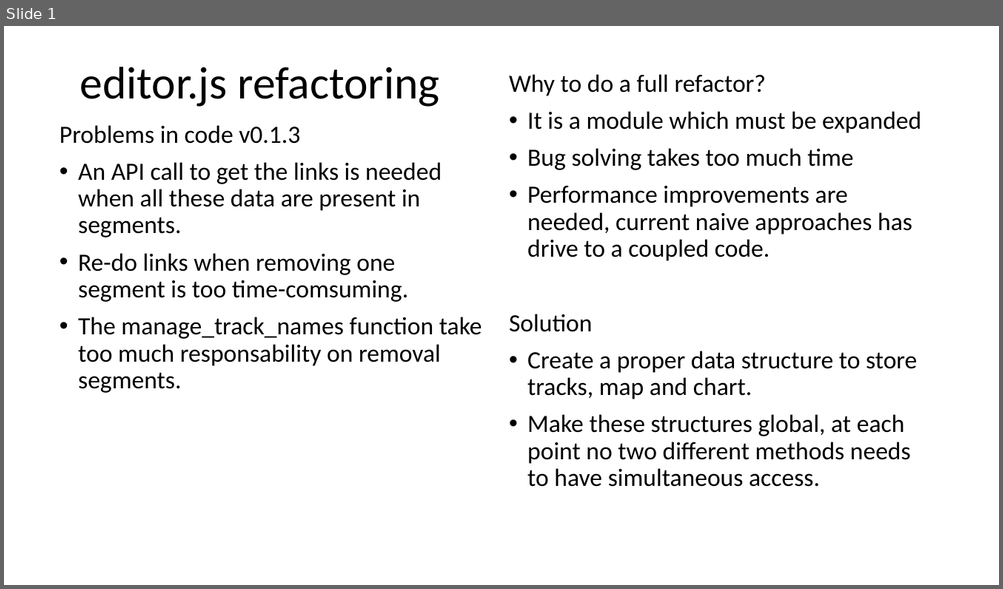
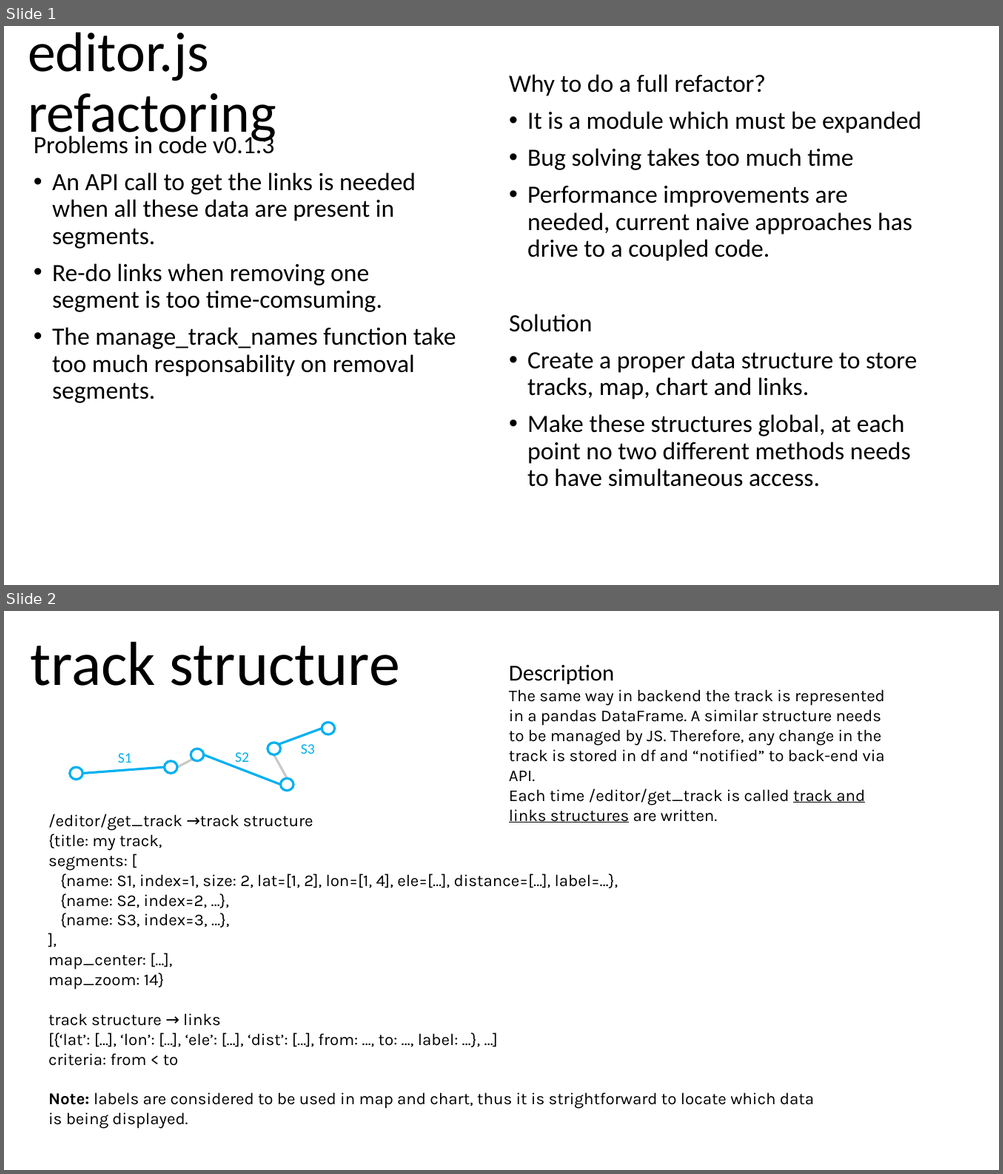
Before and after one commit to TrackEditor/TrackEditorWeb, a slide deck: docs/editor_refactor_planning_v013.pptx. Shown one above the other, each under a label of ours: slide 1 before the commit, slides 1 and 2 after it. The pictures are 1003x589 and 1003x1174 pixels, drawn with LibreOffice and Linux fonts; fonts in the diff are those of the drawing. Boxes give left, top, right and bottom in pixels: in the first picture for what was removed or moved away, otherwise in the second. Text is boxed around its words. In the diff, an @@ line names an element or a change of style, - is before the commit and + after.

```diff
--- a/docs/editor_refactor_planning_v013.pptx
+++ b/docs/editor_refactor_planning_v013.pptx
@@ slide 2 added at (x1=4, y1=611, x2=999, y2=1170), background #FFFFFF @@
@@ text added at (x1=31, y1=641, x2=400, y2=686), 60 pt, text #000000 @@
+track structure
@@ text added at (x1=509, y1=664, x2=885, y2=823), 16 pt, text #000000 @@
+Description
+The same way in backend the track is represented in a pandas DataFrame. A similar structure needs to be managed by JS. Therefore, any change in the track is stored in df and “notified” to back-end via API.
+Each time /editor/get_track is called track and links structures are written.
@@ ellipse added at (x1=267, y1=742, x2=280, y2=755), fill #FFFFFF, outline #00B0F0 2.25 pt @@
@@ line added from (279, 744) to (322, 728), #00B0F0 2.25 pt @@
@@ ellipse added at (x1=322, y1=722, x2=335, y2=735), fill #FFFFFF, outline #00B0F0 2.25 pt @@
@@ text added at (x1=118, y1=753, x2=132, y2=763), 14 pt, text #00B0F0 @@
+S1
@@ ellipse added at (x1=165, y1=761, x2=177, y2=774), fill #FFFFFF, outline #00B0F0 2.25 pt @@
@@ line added from (177, 767) to (193, 760), #C9C9C9 2.25 pt @@
@@ ellipse added at (x1=190, y1=749, x2=203, y2=762), fill #FFFFFF, outline #00B0F0 2.25 pt @@
@@ line added from (204, 755) to (281, 785), #00B0F0 2.25 pt @@
@@ text added at (x1=235, y1=752, x2=249, y2=766), 14 pt, text #00B0F0 @@
+S2
@@ line added from (274, 755) to (287, 778), #C9C9C9 2.25 pt @@
@@ text added at (x1=301, y1=744, x2=315, y2=754), 14 pt, text #00B0F0 @@
+S3
@@ ellipse added at (x1=70, y1=767, x2=82, y2=780), fill #FFFFFF, outline #00B0F0 2.25 pt @@
@@ line added from (82, 774) to (165, 767), #00B0F0 2.25 pt @@
@@ ellipse added at (x1=281, y1=778, x2=293, y2=791), fill #FFFFFF, outline #00B0F0 2.25 pt @@
@@ text added at (x1=48, y1=814, x2=814, y2=1129), 16 pt, text #000000 @@
+/editor/get_track →track structure
+{title: my track,
+segments: [
+{name: S1, index=1, size: 2, lat=[1, 2], lon=[1, 4], ele=[…], distance=[…], label=…},
+{name: S2, index=2, …},
+{name: S3, index=3, …},
+],
+map_center: […],
+map_zoom: 14}
+track structure → links
+[{‘lat’: […], ‘lon’: […], ‘ele’: […], ‘dist’: […], from: …, to: …, label: …}, …]
+criteria: from < to
+Note: labels are considered to be used in map and chart, thus it is strightforward to locate which data is being displayed.
@@ slide 1 changed as well @@
@@ title "editor.js refactoring" moved from (x1=79, y1=67, x2=440, y2=107) to (x1=28, y1=32, x2=276, y2=144) @@
@@ title "editor.js refactoring" at (x1=28, y1=32, x2=276, y2=144): size 44 to 54 pt @@
@@ text "Problems in code v0.1.3" rewrapped from (x1=60, y1=125, x2=482, y2=393) to (x1=34, y1=133, x2=456, y2=403) @@
@@ text at (x1=527, y1=351, x2=916, y2=400): text changed @@
-• Create a proper data structure to store tracks, map and chart.
+• Create a proper data structure to store tracks, map, chart and links.
```
Also in this commit, not shown: 1 other slide changed, 1 other slide added.
